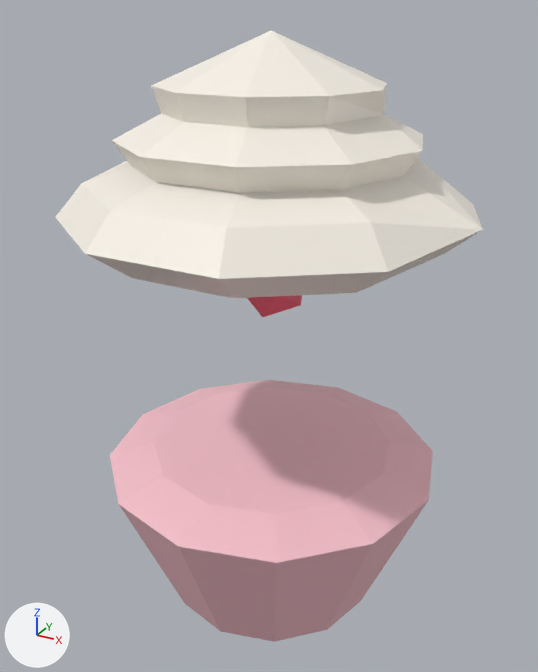
Two versions of the glTF model public/studio/v2.15.0/d_cupcake/model.glb, one commit apart.
Camera for both pictures: a 50 mm camera at (2.13, -3.91, 3.85) aimed at (-0.02, 0.0, 1.9). The axes (+X, +Y, +Z) are drawn at lower left. The lights are the same throughout. The first picture is the older version. Where no turn or scale is listed for an object, it has been applied to the vertices.

The first picture shows 'part0', 'part1', 'part2'.
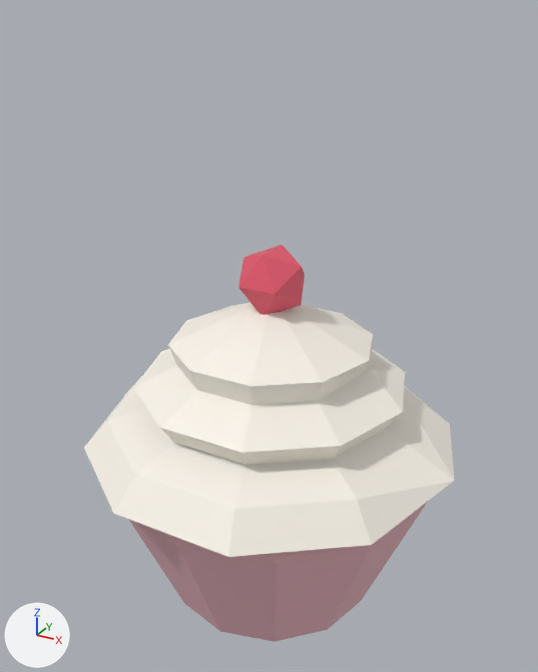
The change, as a diff of the scene's bpy script:
```diff
--- a/public/studio/v2.15.0/d_cupcake/model.glb.py
+++ b/public/studio/v2.15.0/d_cupcake/model.glb.py
@@ me_geometry_1 @@
 # used by ob_part1; location = (0.0, 0.0, 0.0)
-me_geometry_1.from_pydata(...)  # 62 vertices, 120 faces; spans x -1.28..1.27, y -1.22..1.2, z 2.53..3.74
+me_geometry_1.from_pydata(...)  # 62 vertices, 120 faces; spans x -1.27..1.27, y -1.21..1.21, z 0.95..2.16
+# me_geometry_1 part 1: the whole mesh is moved by (0.0, 0.01, -1.58)
 me_geometry_1.materials.append(mat_defaultmaterial_001)
```

Where the change shows, as pixel boxes [x1, y1, x2, y2] in the pictures (538 x 672 px):
'part1', moved: before [56, 30, 483, 298]; after [84, 302, 454, 557]
'part0', unchanged, covered by the edit: before [110, 380, 433, 642]; after [129, 501, 428, 642]
'part2', unchanged, uncovered by the edit: before [247, 295, 302, 317]; after [239, 245, 305, 315]
